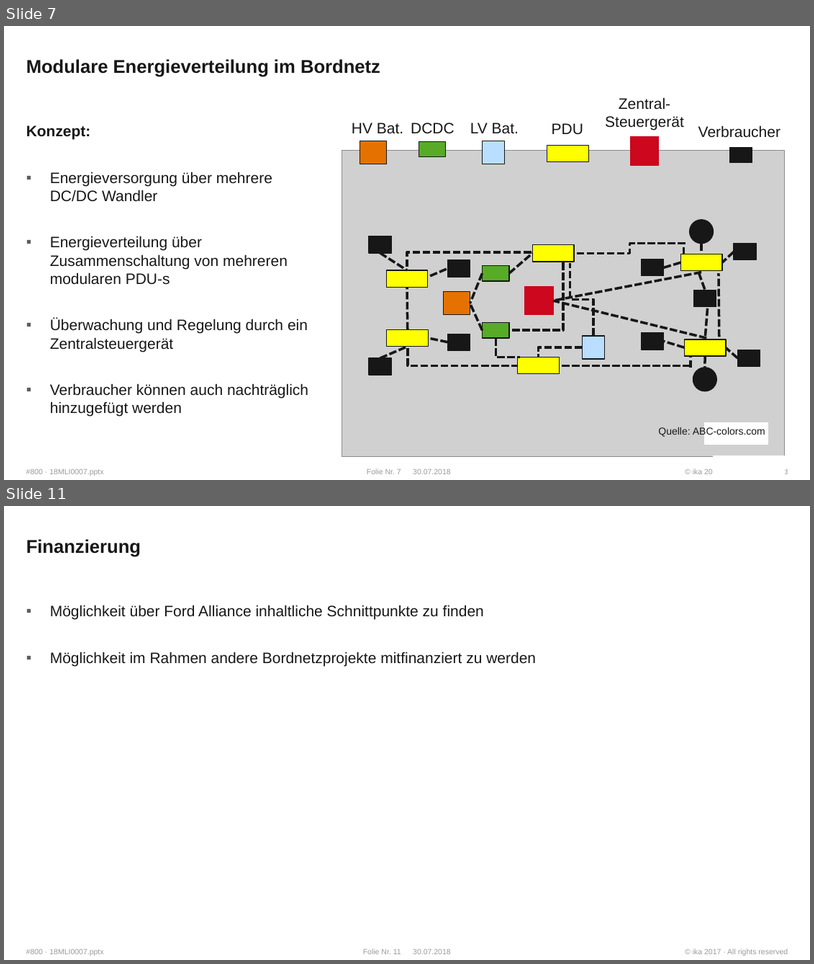
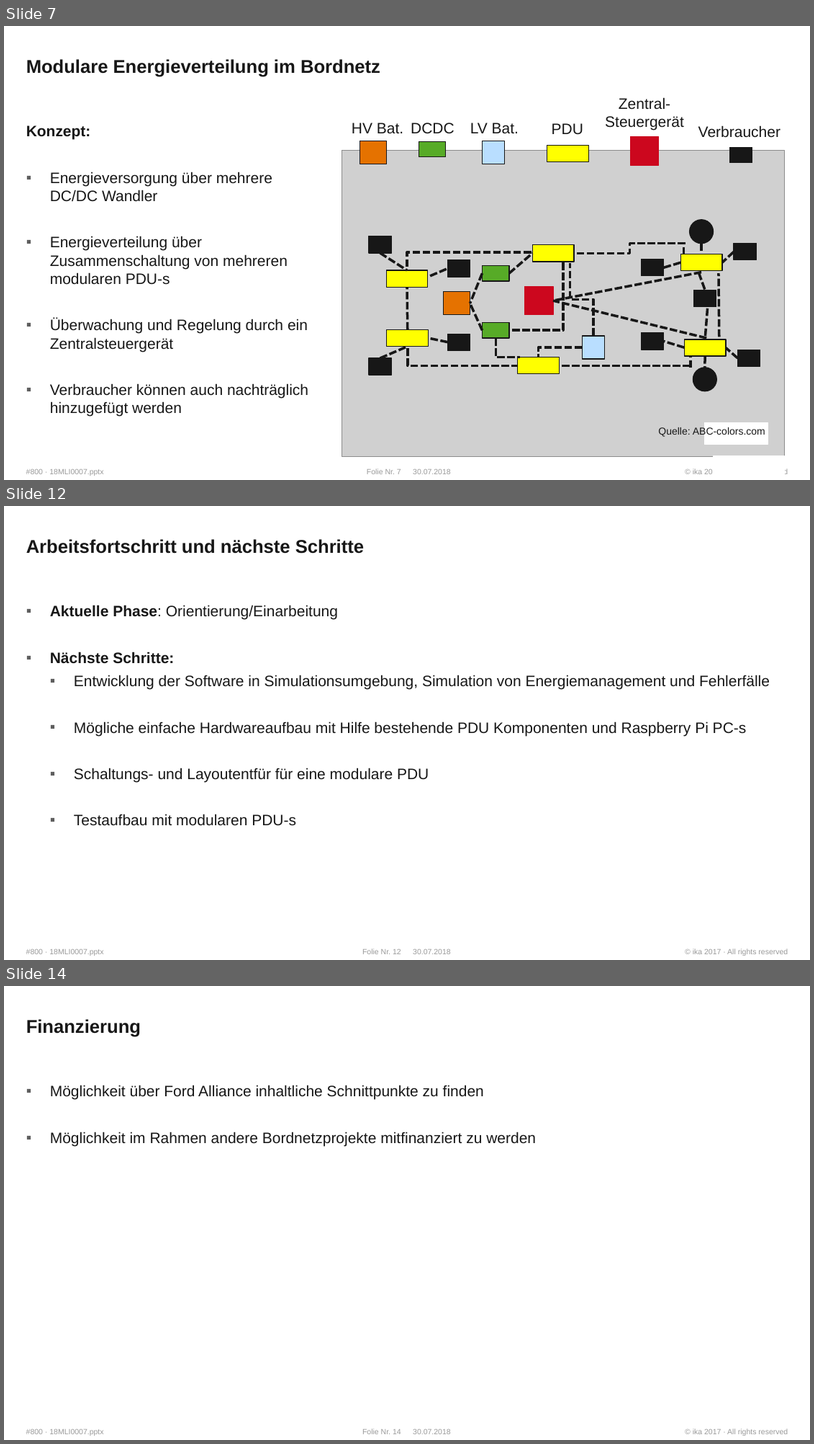
Before and after one commit to WhR4Ven/Diss_Dokument, a slide deck: Themenstellung.pptx. Shown one above the other, each under a label of ours: slides 7 and 11 before the commit, slides 7, 12 and 14 after it; the slides between them are not shown. The pictures are 814x964 and 814x1444 pixels, drawn with LibreOffice and Linux fonts; fonts in the diff are those of the drawing; grey boxes stand for pictures; background and template pictures are left out. Boxes give left, top, right and bottom in pixels: in the first picture for what was removed or moved away, otherwise in the second. Text is boxed around its words. In the diff, an @@ line names an element or a change of style, - is before the commit and + after.

```diff
--- a/Themenstellung.pptx
+++ b/Themenstellung.pptx
@@ slide 12 added at (x1=4, y1=506, x2=810, y2=960), background #FFFFFF; not listed: 4 template elements that a slide beside it also shows @@
@@ title added at (x1=26, y1=539, x2=364, y2=554), 22 pt, text #171717, bold @@
+Arbeitsfortschritt und nächste Schritte
@@ text added at (x1=50, y1=605, x2=770, y2=826), 18 pt, text #171717 @@
+▪ Aktuelle Phase: Orientierung/Einarbeitung
+▪ Nächste Schritte:
+  ▪ Entwicklung der Software in Simulationsumgebung, Simulation von Energiemanagement und Fehlerfälle
+  ▪ Mögliche einfache Hardwareaufbau mit Hilfe bestehende PDU Komponenten und Raspberry Pi PC-s
+  ▪ Schaltungs- und Layoutentfür für eine modulare PDU
+  ▪ Testaufbau mit modularen PDU-s
@@ what was slide 11 is now slide 14 @@
@@ page number at (x1=363, y1=1428, x2=401, y2=1434): text changed @@
-Folie Nr. 11
+Folie Nr. 14
```
Also in this commit, not shown: 4 slides changed, 4 other slides added, 2 slides removed.
